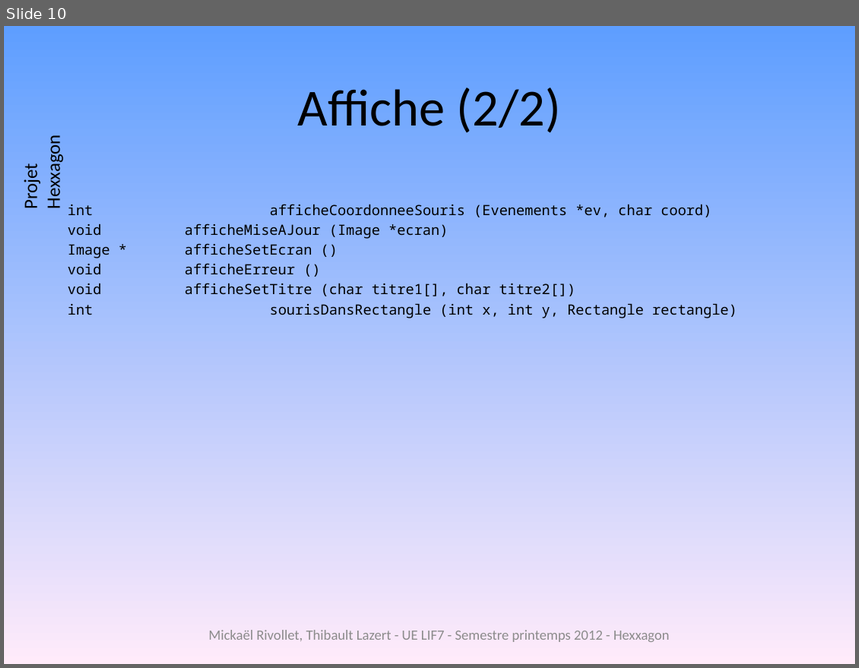
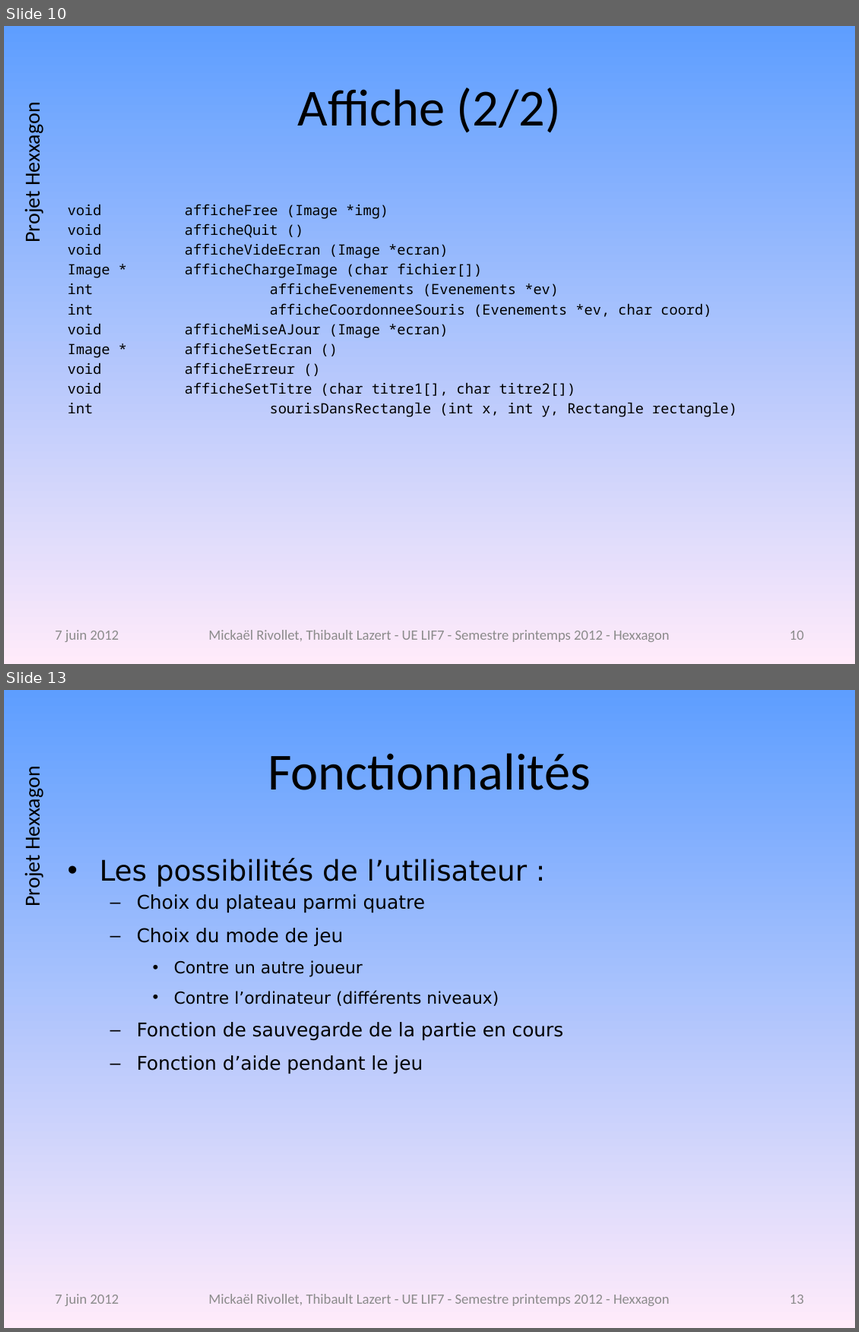
Before and after one commit to freeman1987/lazert-rivollet-lif7, a slide deck: projet/doc/diagrammecomplet.pptx. Shown one above the other, each under a label of ours: slide 10 before the commit, slides 10 and 13 after it; the slides between them are not shown. The pictures are 859x668 and 859x1332 pixels, drawn with LibreOffice and Linux fonts; fonts in the diff are those of the drawing; background and template pictures are left out. Boxes give left, top, right and bottom in pixels: in the first picture for what was removed or moved away, otherwise in the second. Text is boxed around its words. In the diff, an @@ line names an element or a change of style, - is before the commit and + after.

```diff
--- a/projet/doc/diagrammecomplet.pptx
+++ b/projet/doc/diagrammecomplet.pptx
@@ slide 13 added at [4,690,855,1328], background gradient #5E9EFF to #FFEBFA; not listed: 1 template element that a slide beside it also shows @@
@@ title added at [268,753,591,790], 44 pt, text #000000 @@
+Fonctionnalités
@@ text added at [100,858,564,1075], 16 pt, text #000000 @@
+• Les possibilités de l’utilisateur :
+  – Choix du plateau parmi quatre
+  – Choix du mode de jeu
+    • Contre un autre joueur
+    • Contre l’ordinateur (différents niveaux)
+  – Fonction de sauvegarde de la partie en cours
+  – Fonction d’aide pendant le jeu
@@ text added at [55,1294,119,1306], 12 pt, text #8C8C8C @@
+7 juin 2012
@@ text added at [208,1294,670,1306], 12 pt, text #8C8C8C @@
+Mickaël Rivollet, Thibault Lazert - UE LIF7 - Semestre printemps 2012 - Hexxagon
@@ page number added at [790,1295,804,1304], 12 pt, text #8B8B8B @@
+13
@@ slide 10 changed as well @@
@@ text "Projet Hexxagon" at [19,110,45,241]: size 16 to 18 pt @@
@@ text at [68,204,559,297]: paragraphs added @@
+void afficheFree (Image *img)
+void afficheQuit ()
+void afficheVideEcran (Image *ecran)
+Image * afficheChargeImage (char fichier[])
+int afficheEvenements (Evenements *ev)
@@ text added at [55,630,119,642], 12 pt, text #8C8C8C @@
+7 juin 2012
@@ page number added at [790,631,804,640], 12 pt, text #8B8B8B @@
+10
```
Also in this commit, not shown: 11 other slides changed, 4 other slides added, 3 other files.
